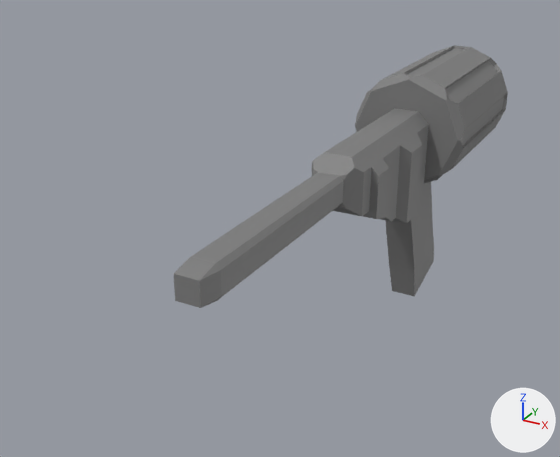
One commit to the Blender file Res/Weapons.blend: the scene before it, then after it.
One viewpoint serves both versions: a 50 mm camera at (1.63, -4.25, 1.91) aimed at (-0.3, -0.74, 0.16). Arrows for +X, +Y and +Z are at lower right; the lights stay in place. The same objects are shown in both versions, whatever each file hides.

In view in the first picture: 'BeamRifle'.
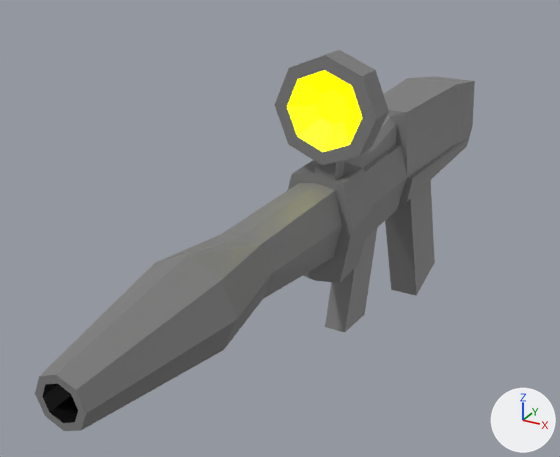
Diff of the bpy script that builds the scene:
```diff
--- a/Res/Weapons.blend.py
+++ b/Res/Weapons.blend.py
@@ mat_yellow @@
+mat_yellow = principled_material('Yellow')
+mat_yellow.base_color = (1.0, 1.0, 0.0)  # yellow #ffff00
+mat_yellow.emission_color = (1.0, 1.0, 0.0)  # yellow #ffff00
+mat_yellow.emission_strength = 1.0
@@ me_cylinder_004 @@
+me_cylinder_004.from_pydata(...)  # 166 vertices, 149 faces; spans x -0.28..0.28, y -3.09..1.08, z -0.7..1.28
+# faces by material slot: [9, 131, 9]
+me_cylinder_004.materials.append(mat_black)  # black #000000
+me_cylinder_004.materials.append(mat_gray)  # grey #7f7f7f
+me_cylinder_004.materials.append(mat_yellow)  # yellow #ffff00
@@ ob_beamrifle @@
-ob_beamrifle = bpy.data.objects.new('BeamRifle', me_cube)
+ob_beamrifle = bpy.data.objects.new('BeamRifle', me_cylinder_004)
 ob_beamrifle.location = (0.0, 0.322, -0.107)
```

Where the change shows, as pixel boxes [x1, y1, x2, y2] in the pictures (560 x 457 px):
'BeamRifle', reshaped (32% wider, 45% taller)
    before: [174, 45, 508, 308]
    after: [35, 50, 475, 431]
